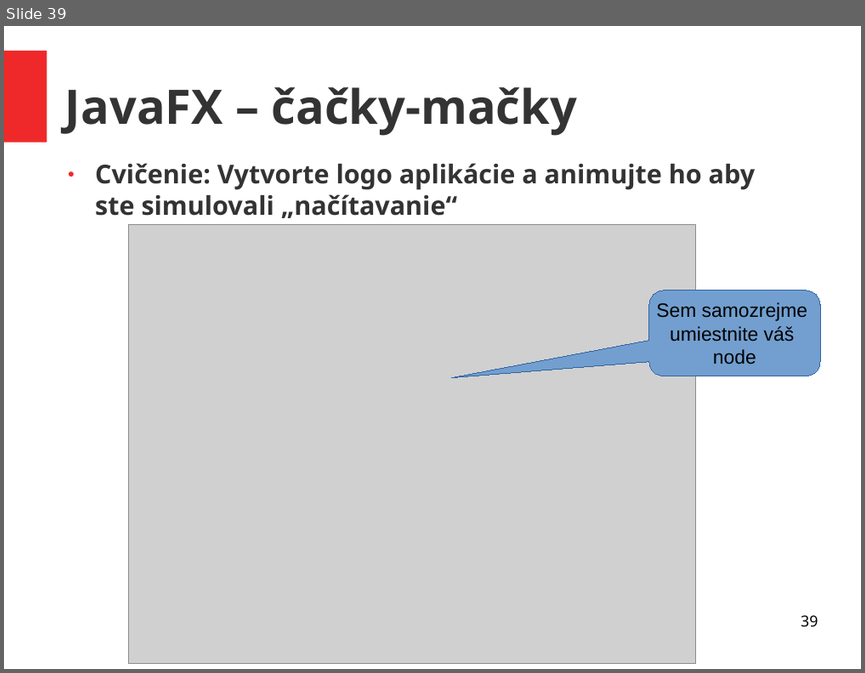
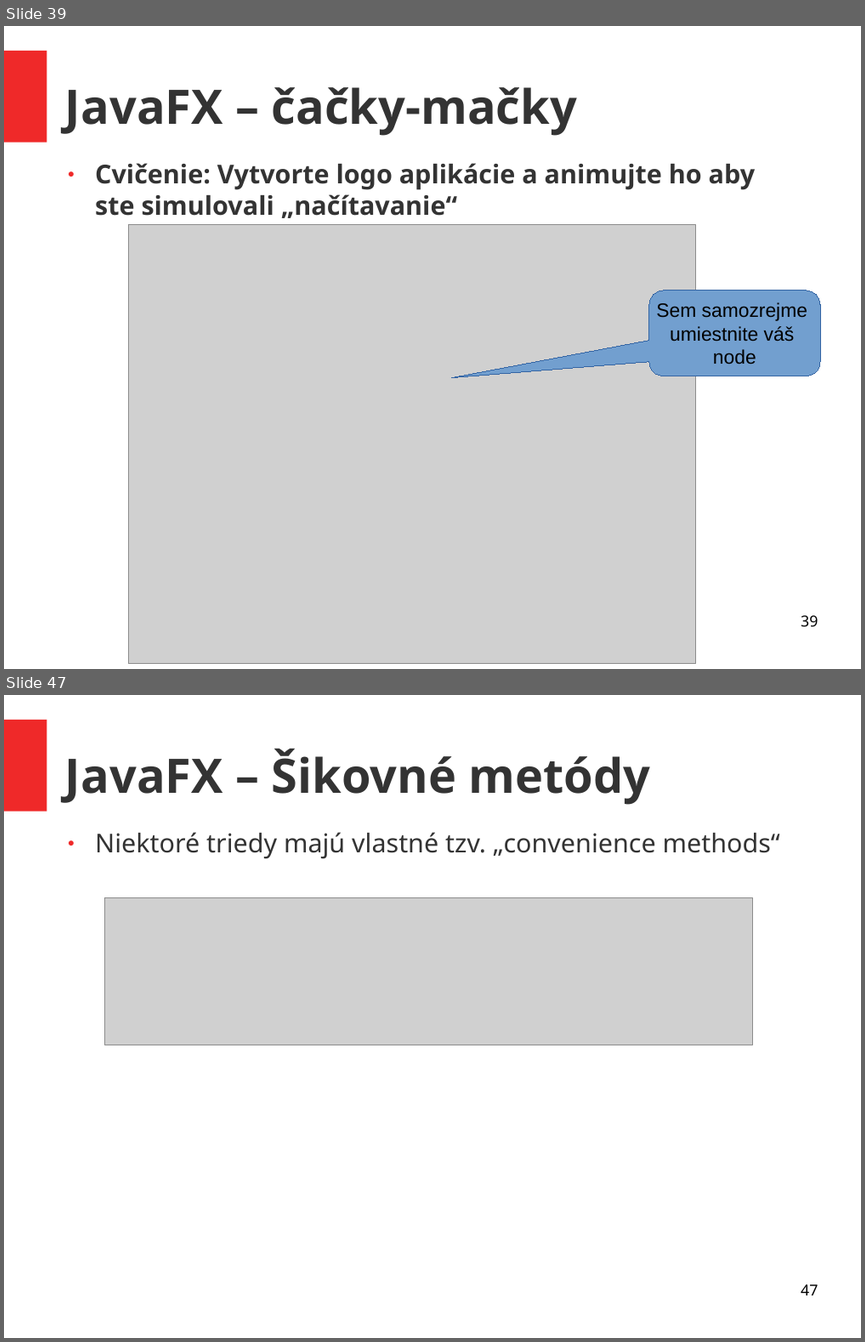
Before and after one commit to ukf-michalkohutek/prezentacia, a slide deck: seminar2.odp. Shown one above the other, each under a label of ours: slide 39 before the commit, slides 39 and 47 after it; the slides between them are not shown. The pictures are 865x673 and 865x1342 pixels, drawn with LibreOffice and Linux fonts; fonts in the diff are those of the drawing; grey boxes stand for pictures. Boxes give left, top, right and bottom in pixels: in the first picture for what was removed or moved away, otherwise in the second. Text is boxed around its words. In the diff, an @@ line names an element or a change of style, - is before the commit and + after.

```diff
--- a/seminar2.odp
+++ b/seminar2.odp
@@ slide 47 added at bbox=[4, 695, 861, 1338], background #FFFFFF; not listed: 1 template element that a slide beside it also shows @@
@@ title added at bbox=[65, 749, 651, 805], 44 pt, text #333333, bold @@
+JavaFX – Šikovné metódy
@@ text added at bbox=[95, 832, 780, 859], 24 pt, text #333333 @@
+● Niektoré triedy majú vlastné tzv. „convenience methods“
@@ picture added at bbox=[105, 898, 753, 1045] @@
@@ page number added at bbox=[800, 1284, 817, 1295], 14 pt, text #000000 @@
+47
```
Also in this commit, not shown: 8 other slides added, 1 other file.
